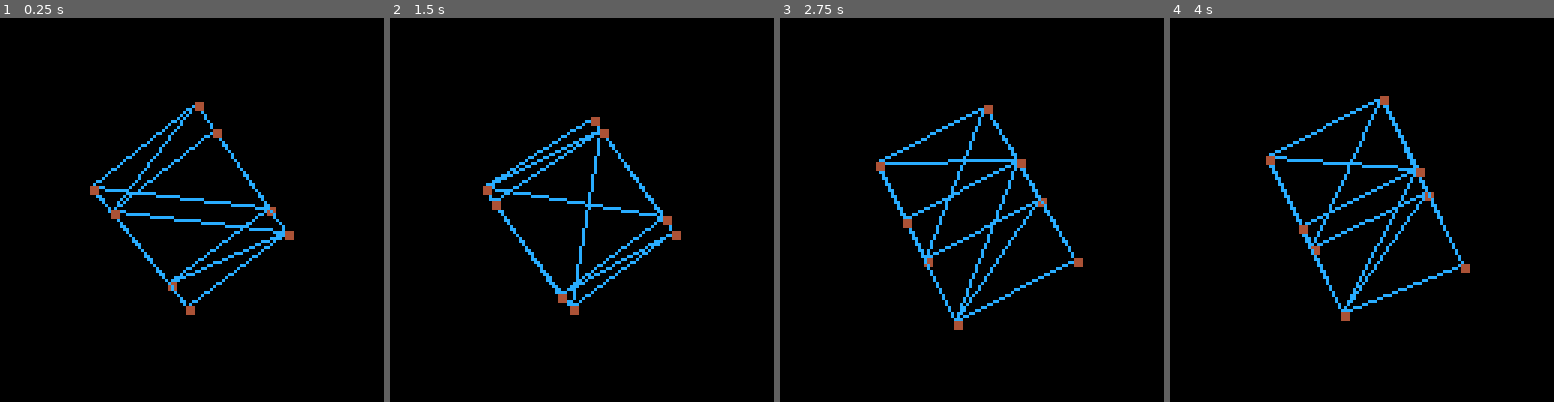
Above: before the commit, frames 1-4 (left to right).
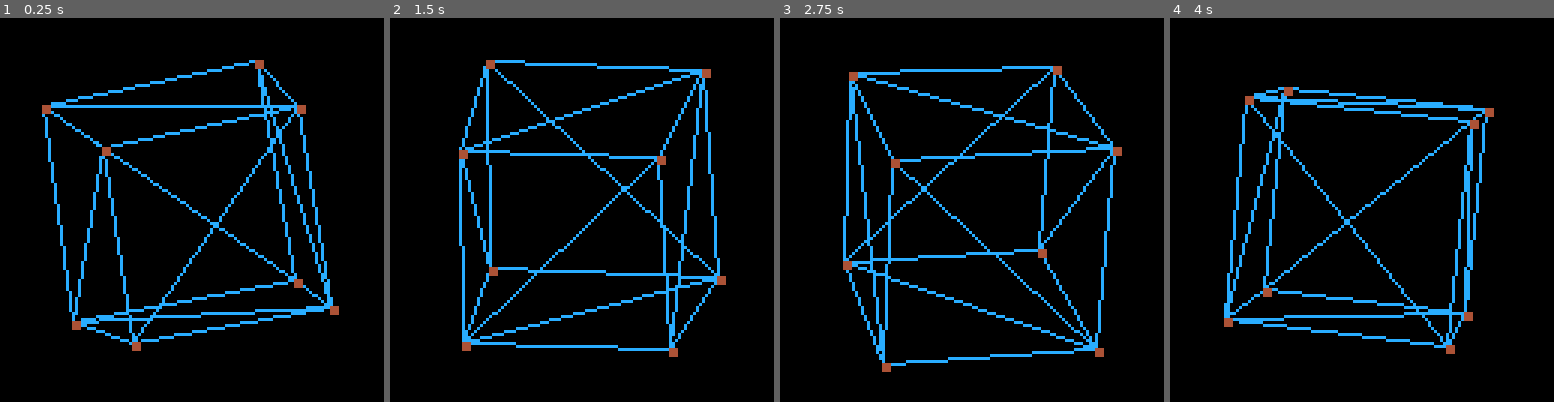
Above: after the commit, the same moments.

Repository: nareez/3drenderer
Game: PICO-8 cartridge pico8/3D wireframe rotating cube.p8
The game is run twice, just before and just after one commit, with the same random seed, the same clock (stepped at 60 frames per second) and the same inputs.
Inputs:
- Up to frame 1 (0.25 s): no input
- Up to frame 2 (1.5 s): no input
- Up to frame 3 (2.75 s): no input
- Up to frame 4 (4 s): no input

The runs differ from the first frame. In frame 1, 9.0% of the frame differs, in the area x 10-89%, y 10-87%; in frame 2, 9.2%; in frame 3, 9.5%, in the area x 16-90%, y 12-93%; in frame 4, 9.1%.

Commit message:
fixed pico8 bug

Diff:
--- a/pico8/3D wireframe rotating cube.p8
+++ b/pico8/3D wireframe rotating cube.p8
@@ -4,8 +4,8 @@
 //main
 function project(point)
  projected_point = {}
- projected_point.x = (fov_factor * point[x_ix]) / point[z_ix]
- projected_point.y = (fov_factor * point[y_ix]) / point[z_ix]
+ projected_point.x = (fov_factor * point[x_ix]) / (point[z_ix])
+ projected_point.y = (fov_factor * point[y_ix]) / (point[z_ix])
  return projected_point
 end
 
@@ -13,10 +13,10 @@
  cls(0)
 end
 
-function _update()
- cube_rotation.x += 0.005
- cube_rotation.y += 0.006
- cube_rotation.z += 0.007
+function _update60()
+ cube_rotation.x += 0.002
+ cube_rotation.y += 0.002
+ cube_rotation.z += 0.002
 
 	for i=1,#cube_faces do
 	 mesh_face = cube_faces[i]
@@ -91,9 +91,9 @@
 col = 12 //color
 
 camera_position = {}
-camera_position.z = -30
+camera_position.z = -19
 
-fov_factor = 640
+fov_factor = 680
 
 triangles_to_render = {}
 
@@ -155,8 +155,8 @@
 
 function vec3_rotate_z(v,angle)
  rotated_vector = {
-  v[x_ix] * cos(angle) - v[z_ix] * sin(angle),
-  v[x_ix] * sin(angle) + v[z_ix] * cos(angle),
+  v[x_ix] * cos(angle) - v[y_ix] * sin(angle),
+  v[x_ix] * sin(angle) + v[y_ix] * cos(angle),
   v[z_ix]
  }
  return rotated_vector
